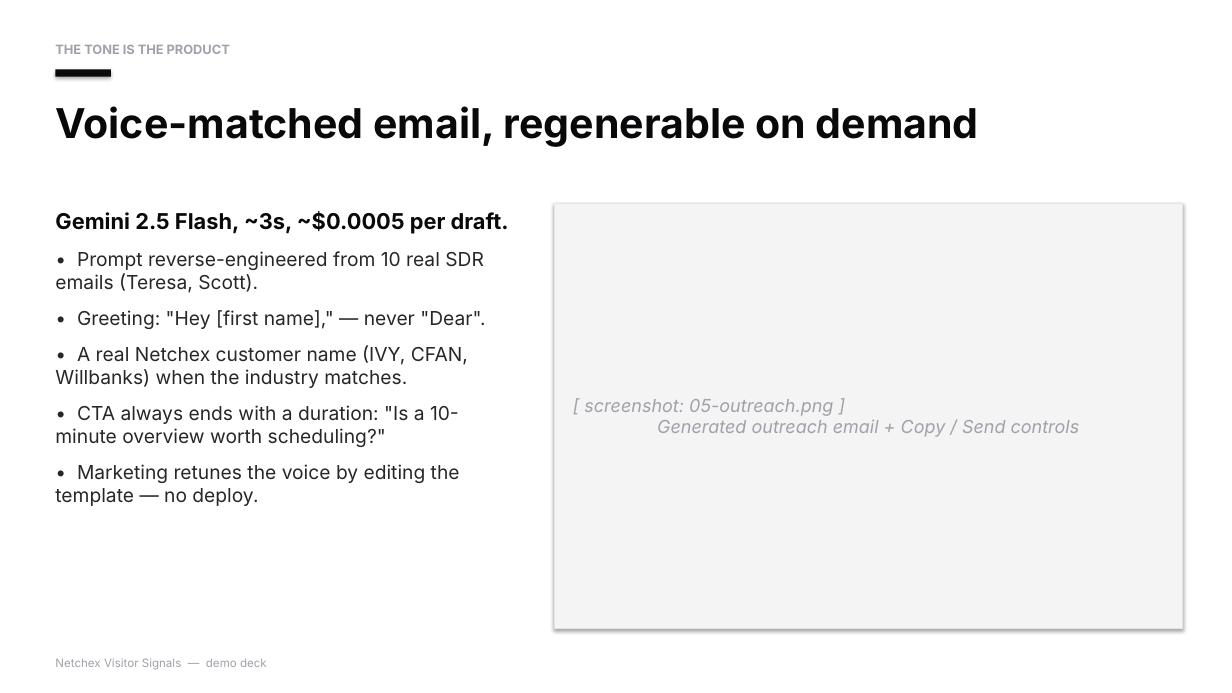
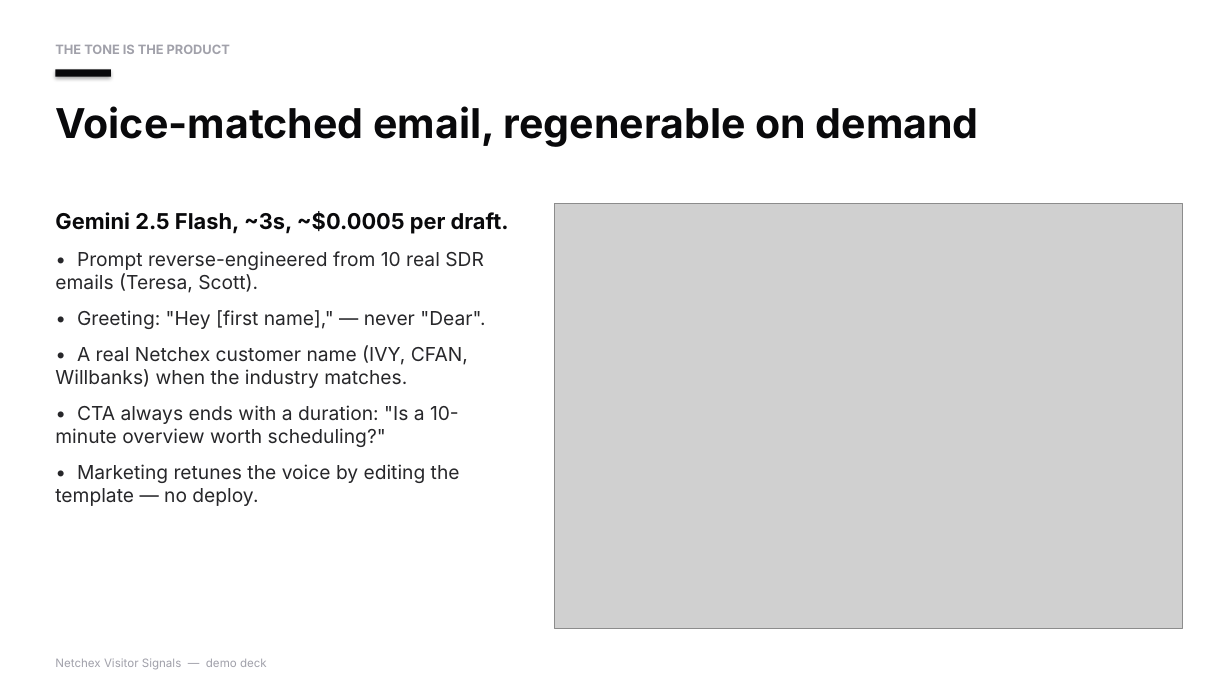
Before and after one commit to tanya-jain-netchex/visitor-signals, a slide deck: slide 6 of docs/demo-deck.pptx. Drawn at 1232x693 pixels with LibreOffice and Linux fonts; fonts in the diff are those of the drawing; grey boxes stand for pictures. Boxes give left, top, right and bottom in pixels: in the first picture for what was removed or moved away, otherwise in the second. Text is boxed around its words. In the diff, an @@ line names an element or a change of style, - is before the commit and + after.

Commit message:
Embed live screenshots into demo deck

```diff
--- a/docs/demo-deck.pptx
+++ b/docs/demo-deck.pptx
@@ rectangle removed at (555, 203, 1183, 628) @@
-[ screenshot: 05-outreach.png ]
-Generated outreach email + Copy / Send controls
@@ picture added at (555, 203, 1183, 628) @@
```
Also in this commit, not shown: 3 other slides changed.
